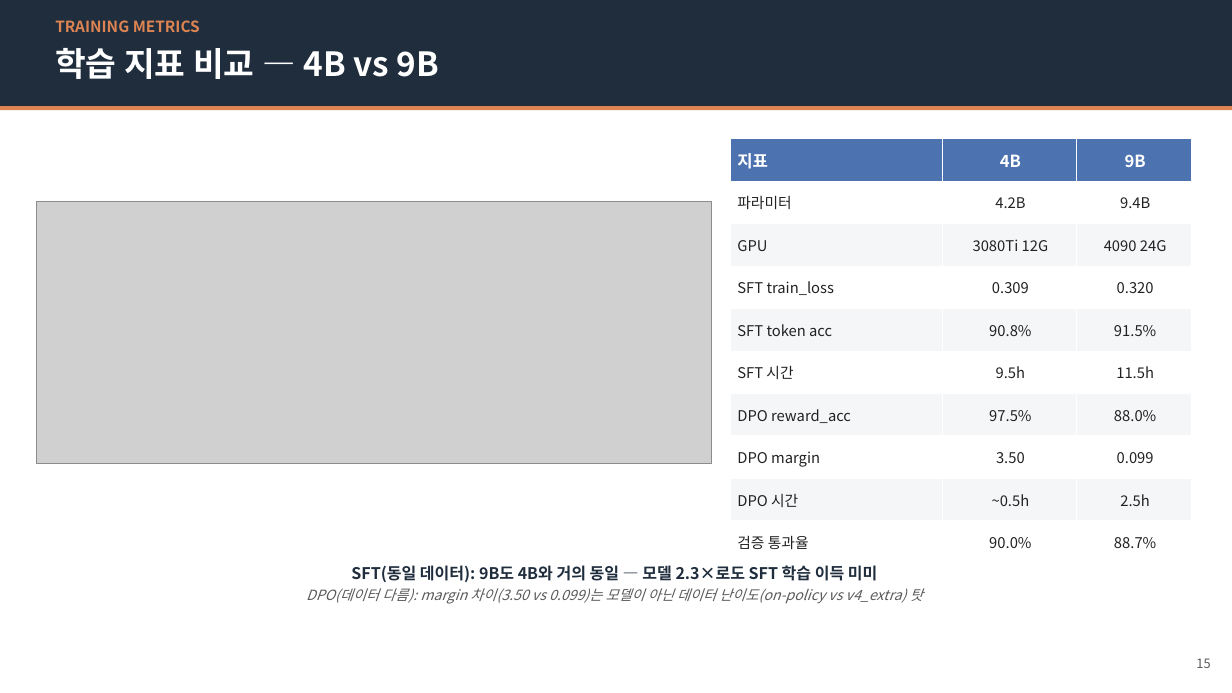
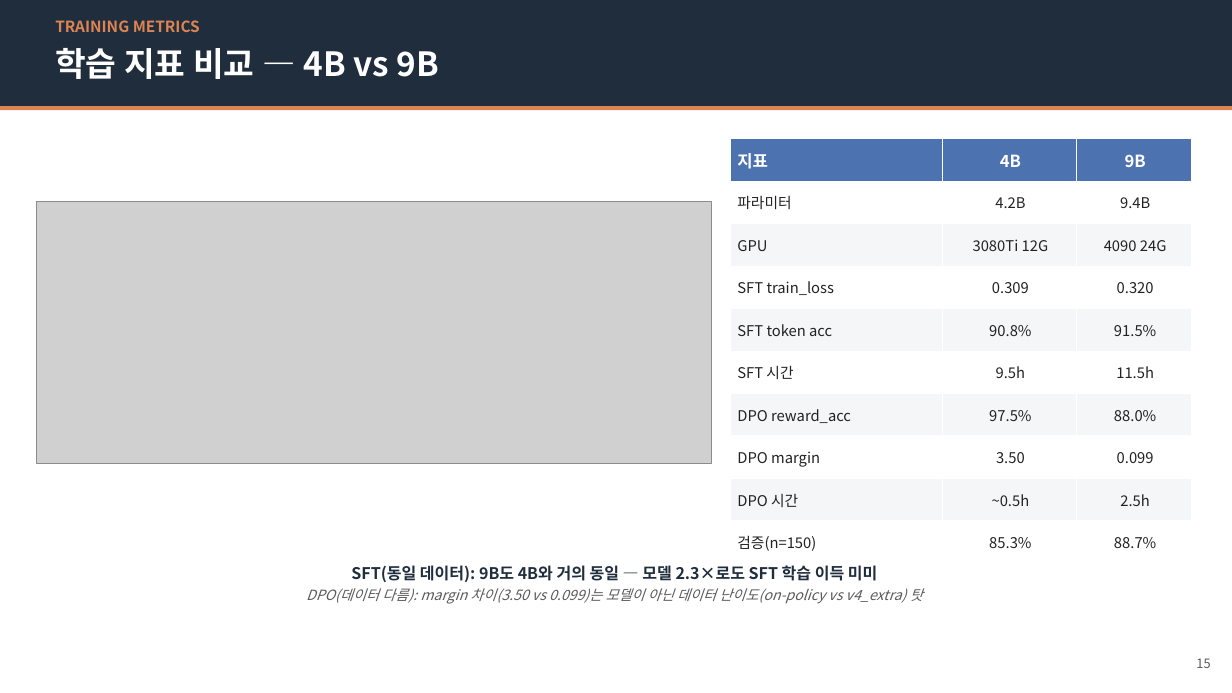
Before and after one commit to jung-geun/TimeSorter, a slide deck: slide 15 of presentation/TimeSorter_발표자료.pptx. Drawn at 1232x693 pixels with LibreOffice and Linux fonts; fonts in the diff are those of the drawing; grey boxes stand for pictures. Boxes give left, top, right and bottom in pixels: in the first picture for what was removed or moved away, otherwise in the second. Text is boxed around its words. In the diff, an @@ line names an element or a change of style, - is before the commit and + after.

```diff
--- a/presentation/TimeSorter_발표자료.pptx
+++ b/presentation/TimeSorter_발표자료.pptx
@@ table at [730,139,1192,564] @@
-row 10, column 1: 검증 통과율
+row 10, column 1: 검증(n=150)
-row 10, column 2: 90.0%
+row 10, column 2: 85.3%
```
Also in this commit, not shown: 1 other slide changed, 14 other files.
